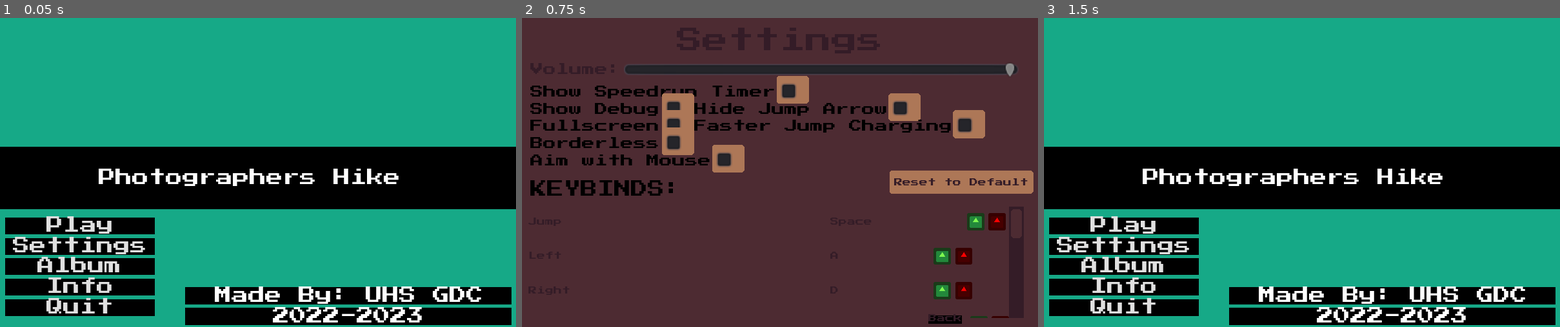
Above: before the commit, frames 1-3 (left to right).
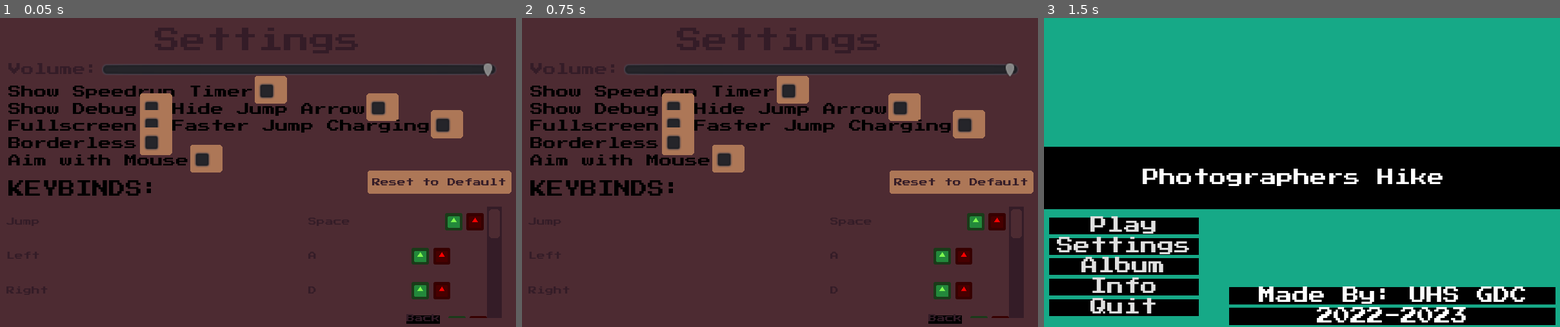
Above: after the commit, the same moments.

Repository: UHSGDC/Photographers-Hike
Game: Godot game, scene res://Game.tscn
Two runs of this game, one before a commit and one after it. Both use one fixed random seed, a clock stepped at 60 frames per second and the inputs below. The engine's default icon, where the game draws it, is replaced by a stand-in: a white triangle on a blue panel in a dark square.
Inputs:
- Up to frame 1 (0.05 s): no input
- Up to frame 2 (0.75 s): click "Settings" at 0.5 s
- Up to frame 3 (1.5 s): click "Back" at 1.25 s

The runs differ from the first frame. In frame 1, 99% of the frame differs, in the area x 0-100%, y 0-100%; in frame 2, nothing differs; in frame 3, nothing differs.

Commit message:
Added new settings menu

Diff:
--- a/PhotographersHike/Menus/Menus.gd
+++ b/PhotographersHike/Menus/Menus.gd
@@ -37,7 +37,7 @@
 		PAUSE:
 			$PauseMenu.show()
 		SETTINGS:
-			$SettingsMain.show()
+			$SettingsMenu.show()
 		ALBUM:
 			$AlbumMenu.update_album()
 			$AlbumMenu.show()
--- a/PhotographersHike/Menus/Menus.tscn
+++ b/PhotographersHike/Menus/Menus.tscn
@@ -20,8 +20,7 @@
 [node name="PauseMenu" parent="." instance=ExtResource( 3 )]
 visible = false
 
-[node name="SettingsMain" parent="." instance=ExtResource( 4 )]
+[node name="AlbumMenu" parent="." instance=ExtResource( 6 )]
 visible = false
 
-[node name="AlbumMenu" parent="." instance=ExtResource( 6 )]
-visible = false
+[node name="SettingsMenu" parent="." instance=ExtResource( 4 )]
